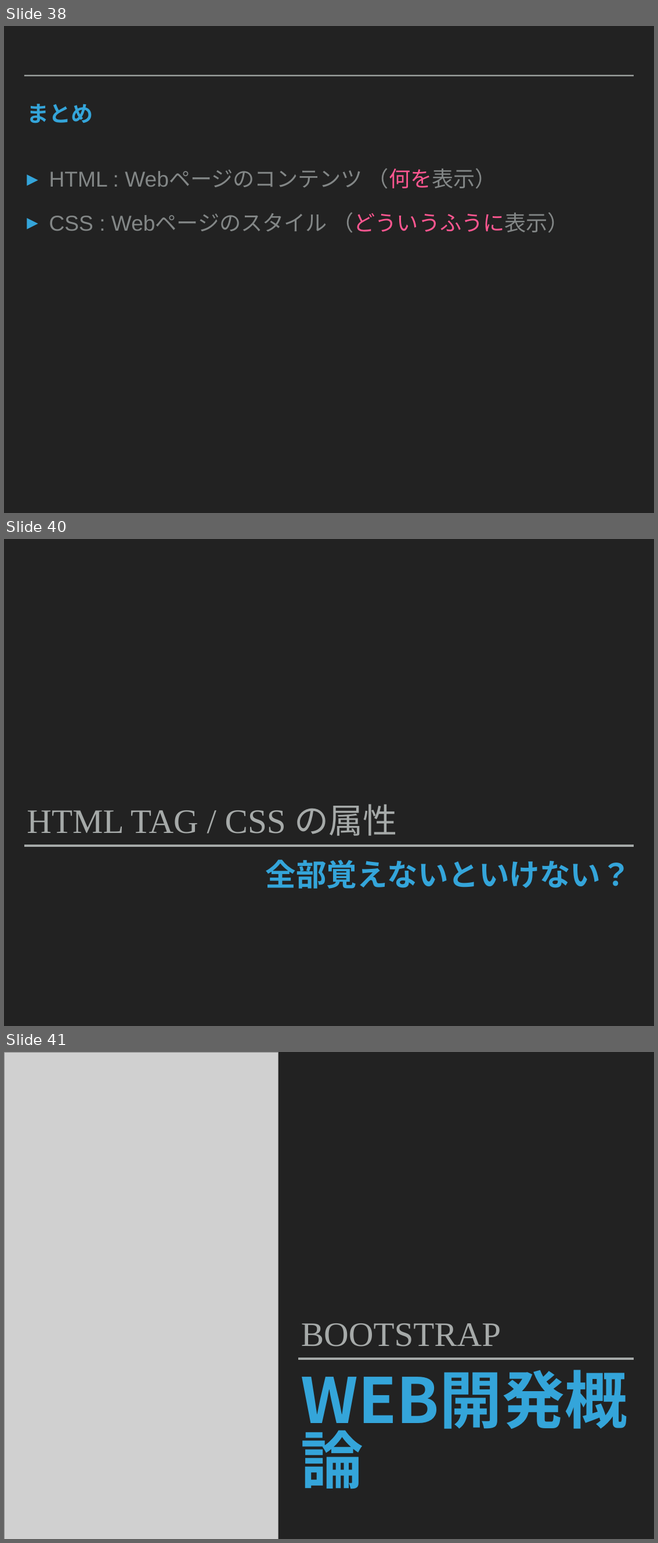
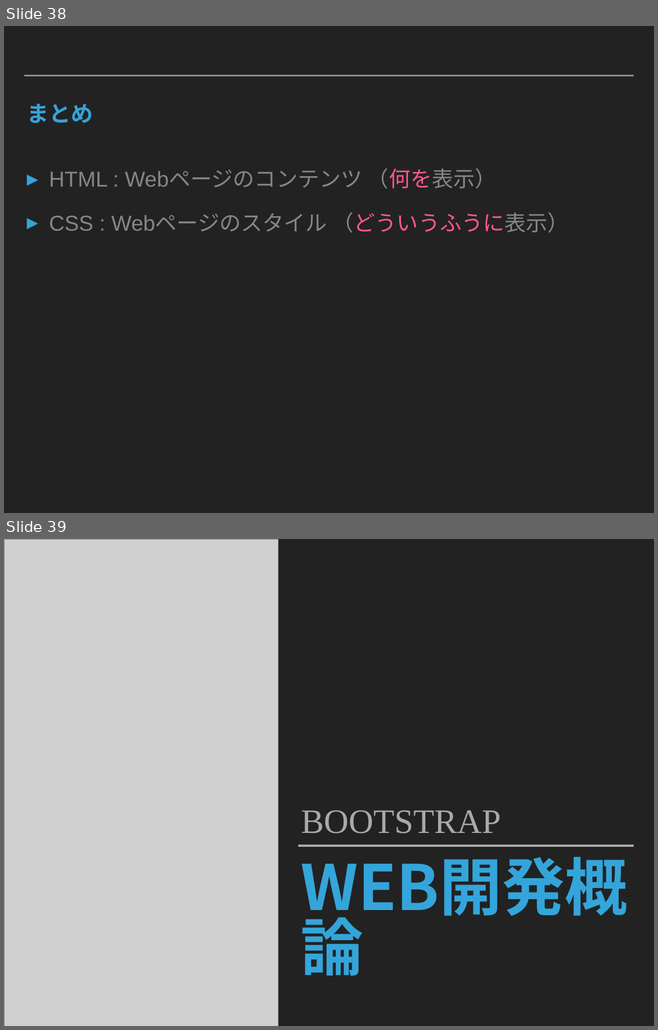
Before and after one commit to nadollin/Web-Education, a slide deck: Lecture 1/WebEducation Lecture1_jp.pptx. Shown one above the other, each under a label of ours: slides 38, 40 and 41 before the commit, slides 38 and 39 after it; the slides between them are not shown. The pictures are 658x1543 and 658x1030 pixels, drawn with LibreOffice and Linux fonts; fonts in the diff are those of the drawing; grey boxes stand for pictures. Boxes give left, top, right and bottom in pixels: in the first picture for what was removed or moved away, otherwise in the second. Text is boxed around its words. In the diff, an @@ line names an element or a change of style, - is before the commit and + after.

```diff
--- a/Lecture 1/WebEducation Lecture1_jp.pptx
+++ b/Lecture 1/WebEducation Lecture1_jp.pptx
@@ slide 40 removed at <box>4,539,654,1026</box>, background #222222 @@
@@ subtitle removed at <box>27,804,397,836</box> @@
-HTML TAG / CSS の属性
@@ line removed from (24, 846) to (633, 846) @@
@@ text removed at <box>266,860,631,889</box> @@
-全部覚えないといけない？
@@ what was slide 41 is now slide 39 @@
```
Also in this commit, not shown: 10 slides changed, 1 slide added, 2 other slides removed, 1 other file.
